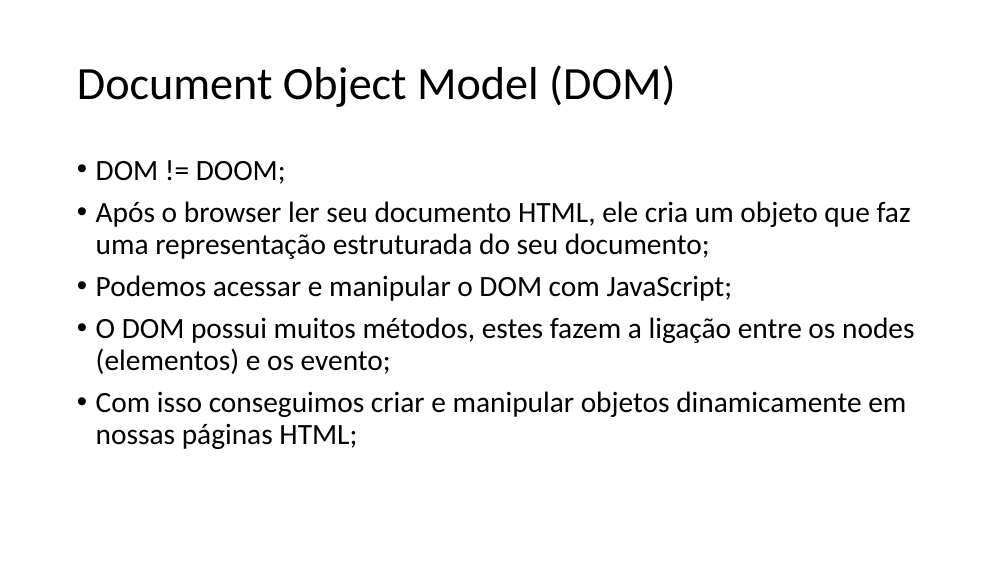
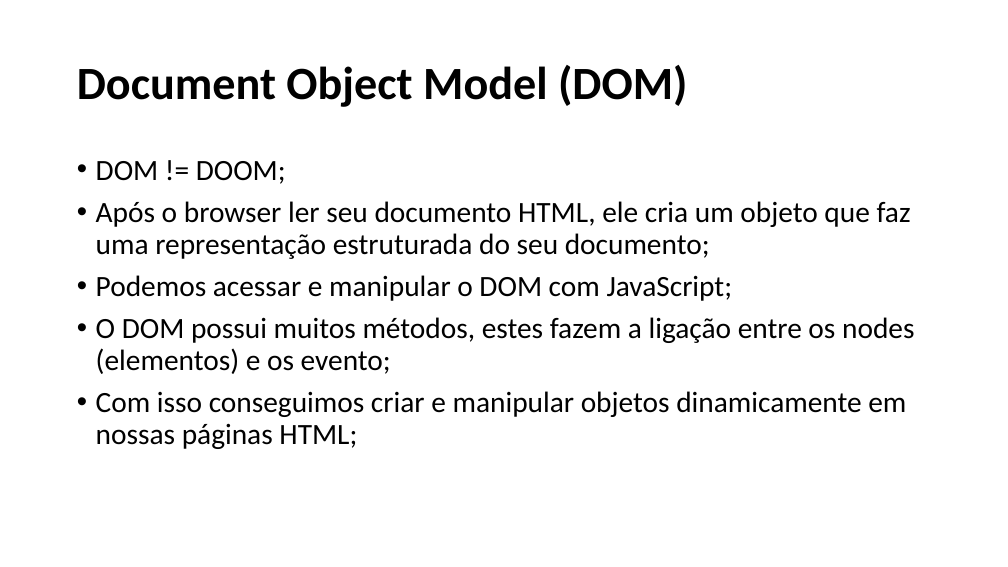
Before and after one commit to vinicius-vasconcelos/Infoeste2019, a slide deck: slide 11 of slides/Vinicius_Infoeste_2019.pptx. Drawn at 1008x567 pixels with LibreOffice and Linux fonts; fonts in the diff are those of the drawing. Boxes give left, top, right and bottom in pixels: in the first picture for what was removed or moved away, otherwise in the second. Text is boxed around its words. In the diff, an @@ line names an element or a change of style, - is before the commit and + after.

```diff
--- a/slides/Vinicius_Infoeste_2019.pptx
+++ b/slides/Vinicius_Infoeste_2019.pptx
@@ title "Document Object Model (DOM)" at (x1=77, y1=65, x2=687, y2=107): bold on @@
```
Also in this commit, not shown: 3 other slides changed, 2 slides added, 1 slide removed, 1 other file.
